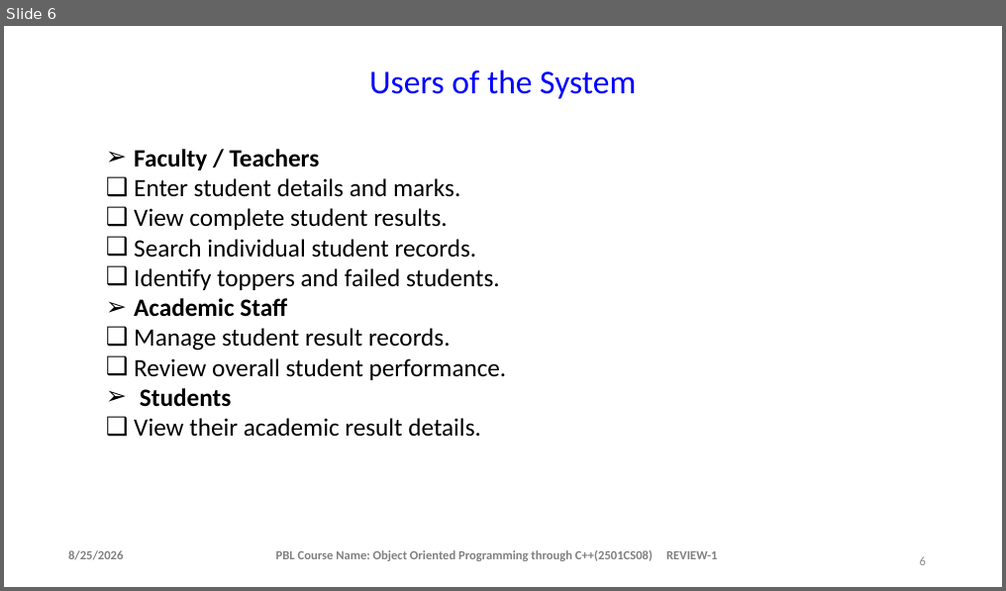
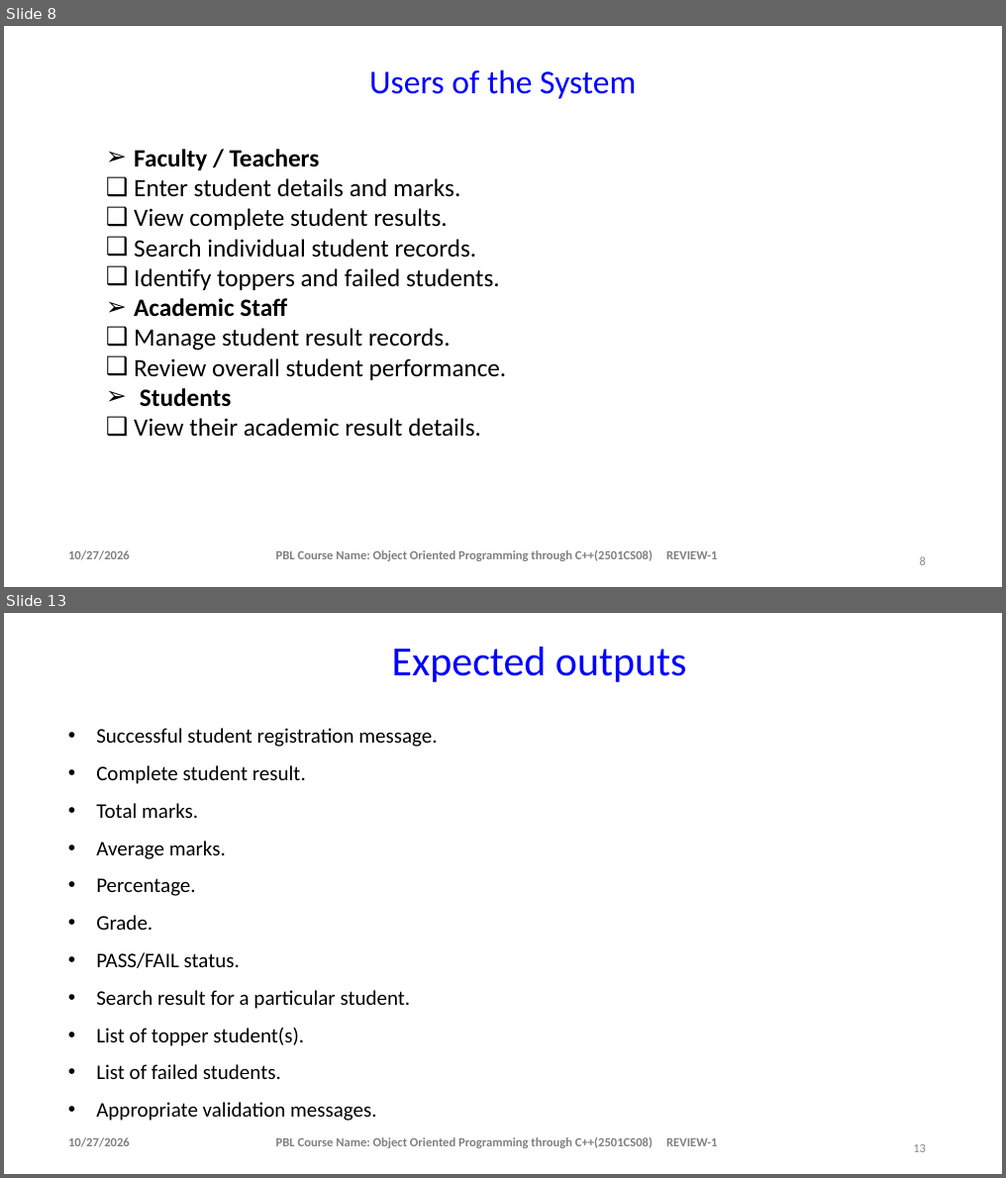
Before and after one commit to saipasupuleti314-oss/c-, a slide deck: student result system ppt.pptx. Shown one above the other, each under a label of ours: slide 6 before the commit, slides 8 and 13 after it; the slides between them are not shown. The pictures are 1006x591 and 1006x1178 pixels, drawn with LibreOffice and Linux fonts; fonts in the diff are those of the drawing; background and template pictures are left out. Boxes give left, top, right and bottom in pixels: in the first picture for what was removed or moved away, otherwise in the second. Text is boxed around its words. In the diff, an @@ line names an element or a change of style, - is before the commit and + after.

```diff
--- a/student result system ppt.pptx
+++ b/student result system ppt.pptx
@@ slide 13 added at box(4, 613, 1002, 1174), background #FFFFFF @@
@@ text added at box(392, 647, 687, 682), 40 pt, text #0000FF @@
+Expected outputs
@@ text added at box(96, 728, 437, 1121), 20 pt, text #000000 @@
+• Successful student registration message.
+• Complete student result.
+• Total marks.
+• Average marks.
+• Percentage.
+• Grade.
+• PASS/FAIL status.
+• Search result for a particular student.
+• List of topper student(s).
+• List of failed students.
+• Appropriate validation messages.
@@ text added at box(68, 1138, 130, 1148), 12 pt, text #808080, bold @@
+10/27/2026
@@ text added at box(276, 1138, 717, 1149), 12 pt, text #808080, bold @@
+PBL Course Name: Object Oriented Programming through C++(2501CS08) REVIEW-1
@@ page number added at box(913, 1145, 926, 1153), 12 pt, text #8C8C8C @@
+13
@@ what was slide 6 is now slide 8 @@
@@ slide 8 changed as well @@
@@ text at box(68, 551, 130, 561): text changed @@
-8/25/2026
+10/27/2026
```
Also in this commit, not shown: 10 other slides changed, 8 other slides added, 1 slide removed.
